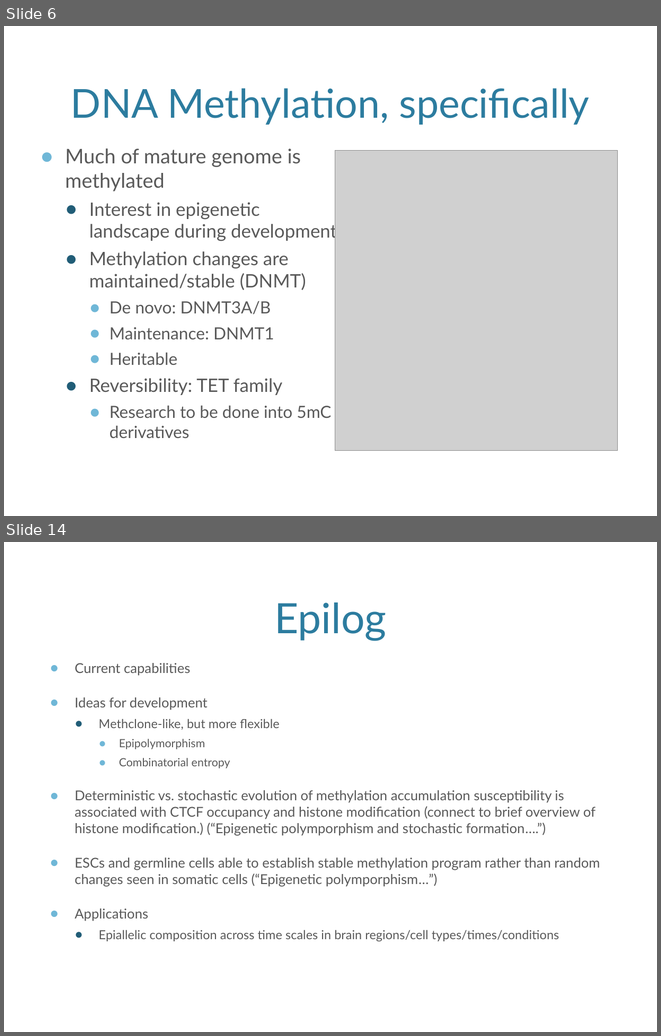
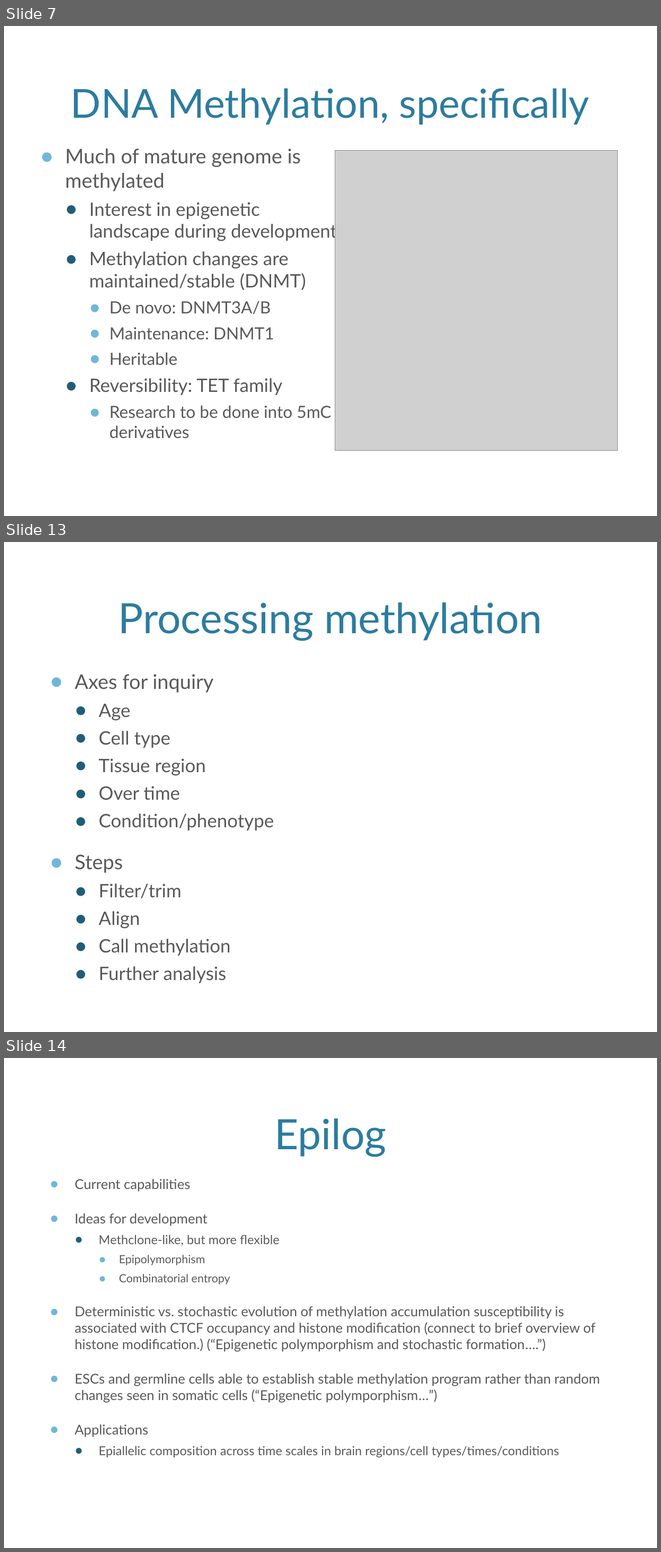
Before and after one commit to vreuter/jekeal, a slide deck: KipnisLabMeeting_2017-03-13.pptx. Shown one above the other, each under a label of ours: slides 6 and 14 before the commit, slides 7, 13 and 14 after it; the slides between them are not shown. The pictures are 661x1036 and 661x1552 pixels, drawn with LibreOffice and Linux fonts; fonts in the diff are those of the drawing; grey boxes stand for pictures; background and template pictures are left out. Boxes give left, top, right and bottom in pixels: in the first picture for what was removed or moved away, otherwise in the second. Text is boxed around its words. In the diff, an @@ line names an element or a change of style, - is before the commit and + after.

```diff
--- a/KipnisLabMeeting_2017-03-13.pptx
+++ b/KipnisLabMeeting_2017-03-13.pptx
@@ slide 13 added at box(4, 542, 657, 1032), background picture (left out) @@
@@ title added at box(118, 602, 542, 641), 46 pt, text #2C7C9F @@
+Processing methylation
@@ text added at box(74, 674, 274, 983), 20.4 pt, text #595959 @@
+● Axes for inquiry
+  ● Age
+  ● Cell type
+  ● Tissue region
+  ● Over time
+  ● Condition/phenotype
+● Steps
+  ● Filter/trim
+  ● Align
+  ● Call methylation
+  ● Further analysis
@@ what was slide 6 is now slide 7 @@
```
Also in this commit, not shown: 5 slides changed, 3 other slides added, 3 slides removed, 1 other file.
